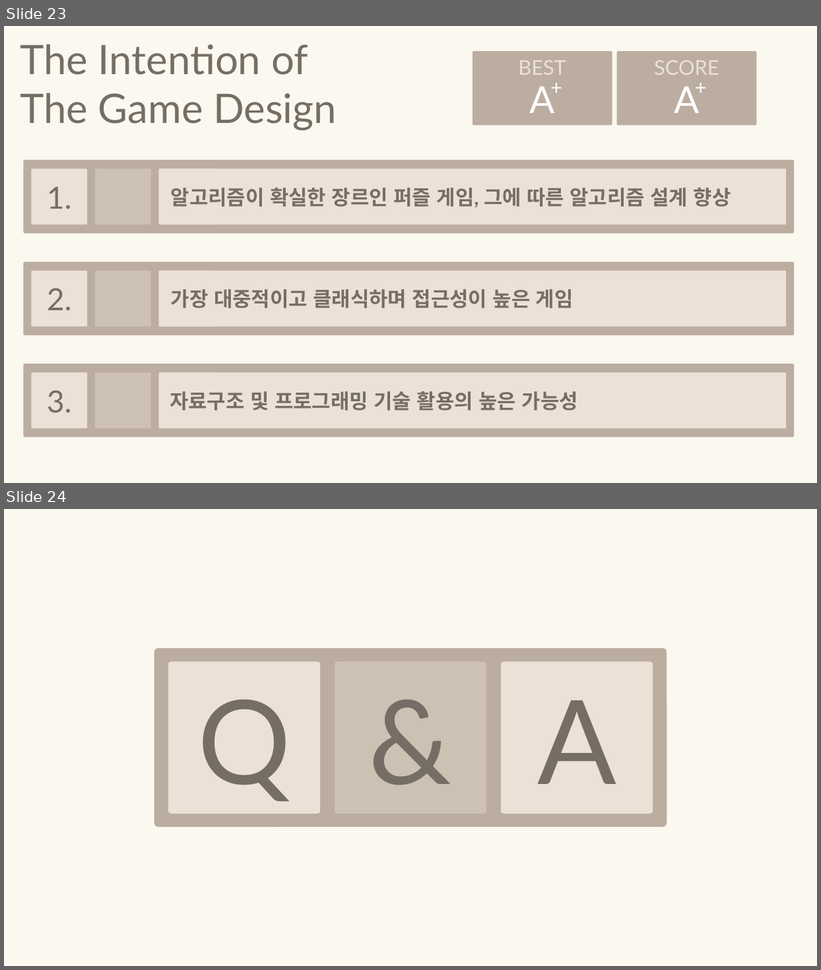
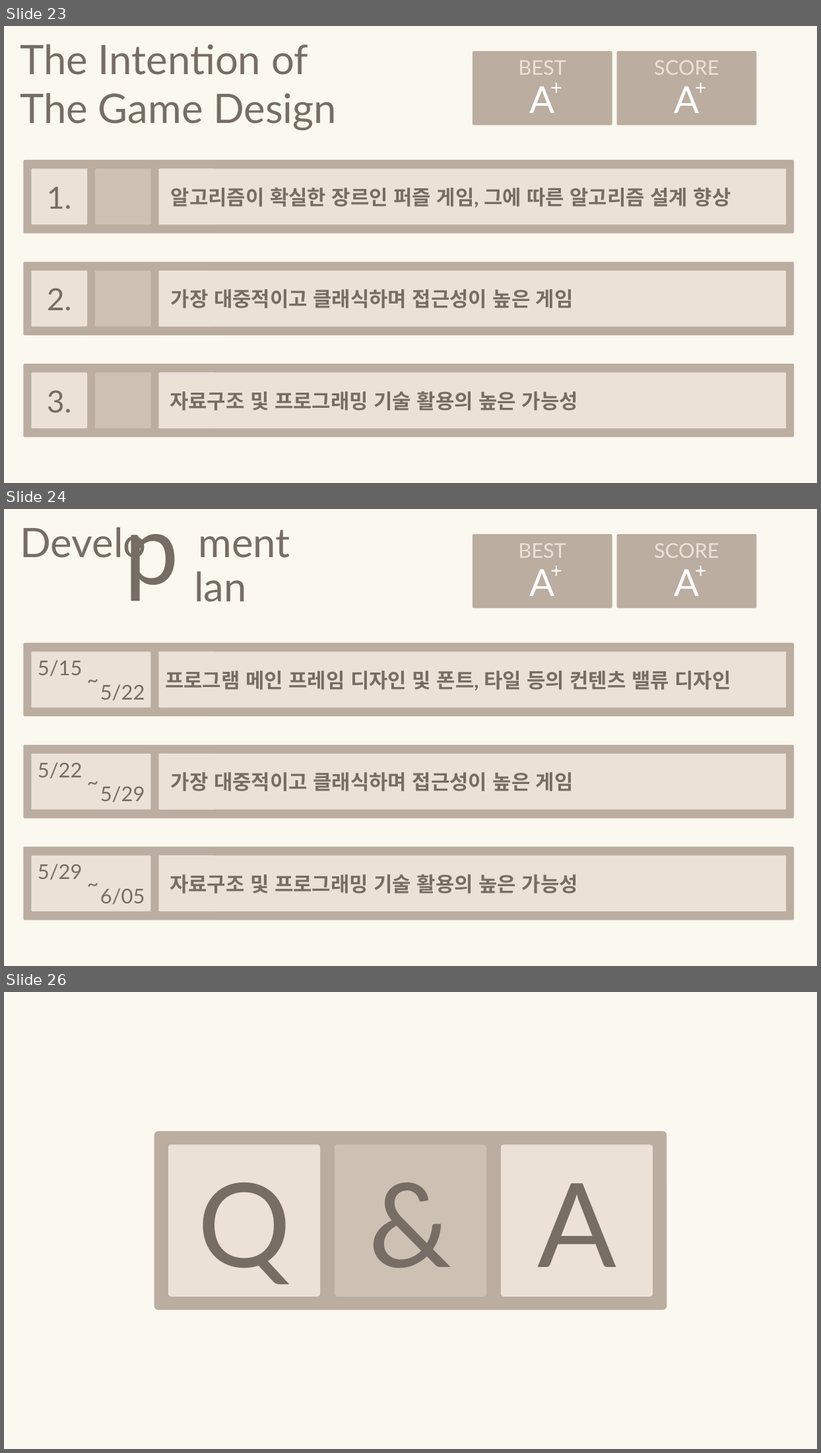
Before and after one commit to simplex3510/GameProgramming_Python_Game_Project, a slide deck: 기말 발표_202010961_이윤석.pptx. Shown one above the other, each under a label of ours: slides 23 and 24 before the commit, slides 23, 24 and 26 after it; the slides between them are not shown. The pictures are 821x970 and 821x1453 pixels, drawn with LibreOffice and Linux fonts; fonts in the diff are those of the drawing. Boxes give left, top, right and bottom in pixels: in the first picture for what was removed or moved away, otherwise in the second. Text is boxed around its words. In the diff, an @@ line names an element or a change of style, - is before the commit and + after.

```diff
--- a/기말 발표_202010961_이윤석.pptx
+++ b/기말 발표_202010961_이윤석.pptx
@@ slide 24 added at <box>4,509,817,966</box>, background #FFFFFF; not listed: 1 template element that a slide beside it also shows @@
@@ text added at <box>20,527,290,565</box>, 48 pt, text #766D64 @@
+Develo ment
@@ text added at <box>124,534,179,601</box>, 115 pt, text #766D64 @@
+p
@@ group added at <box>473,534,612,609</box>: 3 texts, 1 rounded rectangle @@
+BEST
+A
++
@@ group added at <box>617,534,757,609</box>: 3 texts, 1 rounded rectangle @@
+SCORE
+A
++
@@ text added at <box>194,571,247,602</box>, 48 pt, text #766D64 @@
+lan
@@ rounded rectangle added at <box>24,643,795,717</box>, fill #BBADA0 @@
@@ rounded rectangle added at <box>32,652,151,708</box>, fill #EBE1D7, 24 pt, text #766D64 @@
+5/15
@@ text added at <box>81,665,102,695</box>, 24 pt, text #766D64 @@
+~
@@ rounded rectangle added at <box>159,652,215,708</box>, fill #EBE1D7 @@
@@ rounded rectangle added at <box>159,652,787,708</box>, fill #EBE1D7, 24 pt, text #766D64, bold @@
+프로그램 메인 프레임 디자인 및 폰트, 타일 등의 컨텐츠 밸류 디자인
@@ text added at <box>100,685,145,701</box>, 24 pt, text #766D64 @@
+5/22
@@ rounded rectangle added at <box>24,745,795,819</box>, fill #BBADA0 @@
@@ rounded rectangle added at <box>32,754,151,810</box>, fill #EBE1D7, 24 pt, text #766D64 @@
+5/22
@@ rounded rectangle added at <box>159,754,215,810</box>, fill #EBE1D7 @@
@@ rounded rectangle added at <box>159,754,787,810</box>, fill #EBE1D7, 24 pt, text #766D64, bold @@
+가장 대중적이고 클래식하며 접근성이 높은 게임
@@ text added at <box>81,766,102,797</box>, 24 pt, text #766D64 @@
+~
@@ text added at <box>100,786,145,803</box>, 24 pt, text #766D64 @@
+5/29
@@ rounded rectangle added at <box>24,847,795,921</box>, fill #BBADA0 @@
@@ rounded rectangle added at <box>32,856,151,912</box>, fill #EBE1D7, 24 pt, text #766D64 @@
+5/29
@@ rounded rectangle added at <box>159,856,215,912</box>, fill #EBE1D7 @@
@@ rounded rectangle added at <box>159,856,787,912</box>, fill #EBE1D7, 24 pt, text #766D64, bold @@
+자료구조 및 프로그래밍 기술 활용의 높은 가능성
@@ text added at <box>81,868,102,899</box>, 24 pt, text #766D64 @@
+~
@@ text added at <box>100,889,145,905</box>, 24 pt, text #766D64 @@
+6/05
@@ what was slide 24 is now slide 26 @@
```
Also in this commit, not shown: 1 slide changed, 4 other slides added, 3 slides removed.
